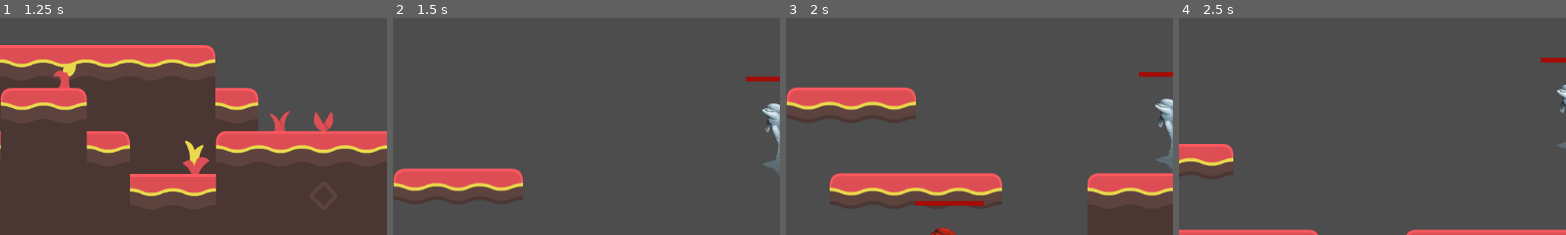
Above: before the commit, frames 1-4 (left to right).
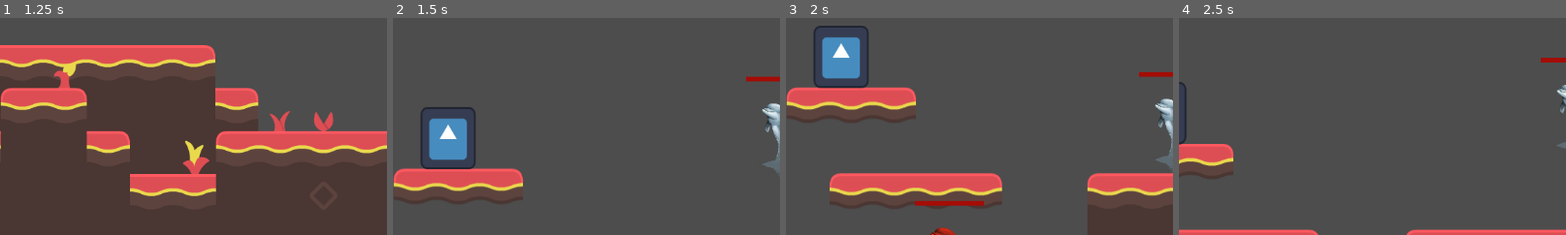
Above: after the commit, the same moments.

Repository: A-vd-E/Eget-spel
Game: Godot game, scene res://scenes/main.tscn
The game is run twice, just before and just after one commit, with the same random seed, the same clock (stepped at 60 frames per second) and the same inputs. The engine's default icon, where the game draws it, is replaced by a stand-in: a white triangle on a blue panel in a dark square.
Inputs (mouse positions are % of the whole screen's width and height, from its top left):
- Up to frame 1 (1.25 s): click (4, 13) at 0.52 s; type "12" at 0.6 s
- Up to frame 2 (1.5 s): click "Host" at 1.25 s
- Up to frame 3 (2 s): no input
- Up to frame 4 (2.5 s): hold D (right) from 2.03 s (still down); tap X (melee_attack) at 2.1 s; tap Space (jump) at 2.27 s; tap F (ranged_attack) at 2.3 s
The pictures show only the part of the screen within x 0-50%, y 23-73%; the shares and areas given below are measured in that part.

Frame 1 is identical in both runs. In frame 2, 2.5% of the frame differs, in the area x 7-22%, y 41-70%; in frame 3, 2.5%, in the area x 7-22%, y 3-33%; in frame 4, 0.2%.

Commit message:
Added a MVP of environmental hazards.

Diff:
--- /dev/null
+++ b/environmental_hazard.tscn
@@ -0,0 +1,19 @@
+[gd_scene format=3 uid="uid://dk4rrhsmmcx60"]
+
+[ext_resource type="Script" uid="uid://3mbs7f5e3ofj" path="res://scripts/combat/attacking/environmental_hazard_hitbox.gd" id="1_dtevo"]
+[ext_resource type="Texture2D" uid="uid://bp2sjhgnpix2x" path="res://icon.svg" id="2_8ifdx"]
+
+[sub_resource type="RectangleShape2D" id="RectangleShape2D_tf4of"]
+size = Vector2(97, 96)
+
+[node name="RigidBody2D" type="RigidBody2D" unique_id=1466981356]
+script = ExtResource("1_dtevo")
+
+[node name="CollisionShape2D" type="CollisionShape2D" parent="." unique_id=361671330]
+position = Vector2(1.5, -1)
+shape = SubResource("RectangleShape2D_tf4of")
+
+[node name="Sprite2D" type="Sprite2D" parent="." unique_id=787830848]
+position = Vector2(-1, 1.0000019)
+scale = Vector2(0.640625, 0.7265625)
+texture = ExtResource("2_8ifdx")
--- a/scenes/world1.tscn
+++ b/scenes/world1.tscn
@@ -1,6 +1,7 @@
 [gd_scene format=4 uid="uid://dpqj4j2io8od3"]
 
 [ext_resource type="Texture2D" uid="uid://mkvb4x6y3aao" path="res://assets/images/tilesheet_complete.png" id="1_6kdnw"]
+[ext_resource type="PackedScene" uid="uid://dk4rrhsmmcx60" path="res://environmental_hazard.tscn" id="2_rp871"]
 
 [sub_resource type="TileSetAtlasSource" id="TileSetAtlasSource_rp871"]
 texture = ExtResource("1_6kdnw")
@@ -342,3 +343,6 @@
 position = Vector2(-128, 192)
 tile_map_data = PackedByteArray("AAAvAAMAAQAFAAAAAAAwAAMAAQAHAAAAAAAtAAMAAQAHAAAAAAAsAAMAAQAGAAAAAAArAAMAAQAGAAAAAAAqAA …(256 unchanged characters)…
 tile_set = SubResource("TileSet_scryw")
+
+[node name="RigidBody2D" parent="." unique_id=1466981356 instance=ExtResource("2_rp871")]
+position = Vector2(-493, 16)
--- a/scripts/combat/attacking/attack_ability.gd
+++ b/scripts/combat/attacking/attack_ability.gd
@@ -9,6 +9,7 @@
 
 @export var base_knockback := Vector2(700, -400)
 
+var player_id: int
 var can_attack := true
 var owner_node
 
@@ -16,13 +17,14 @@
 func attack():
 	if can_attack:
 		var hitbox = MeleeHitboxScene.instantiate()
-		hitbox_spawnpoint.add_child(hitbox)
+		hitbox_spawnpoint.add_child(hitbox, true)
 
 		var facing_direction = player.facing_direction
 		var offset = Vector2(40, 0) * facing_direction
 		owner_node = get_parent()
+		player_id = player.player_id
 
-		hitbox.setup(20, 0.2, owner_node, offset, base_knockback)
+		hitbox.setup(20, 0.2, owner_node, player_id, offset, base_knockback)
 		can_attack = false
 		$attack_again_timer.start()
 
@@ -34,8 +36,9 @@
 
 		var facing_direction = player.facing_direction
 		owner_node = get_parent()
+		player_id = player.player_id
 
-		hitbox.setup(20, 0.5, owner_node, facing_direction, base_knockback)
+		hitbox.setup(20, 0.5, owner_node, player_id, facing_direction, base_knockback)
 		can_attack = false
 		$attack_again_timer.start()
 func _on_attack_again_timer_timeout() -> void:
--- /dev/null
+++ b/scripts/combat/attacking/environmental_hazard_hitbox.gd
@@ -0,0 +1,13 @@
+extends Node
+const MeleeHitboxScene = preload("res://scenes/melee_hitbox.tscn")
+
+@onready var hitbox_spawnpoint: Node2D = get_tree().current_scene.get_node("Hitboxes")
+var owner_node = self
+var attacker_id = -1000
+@export var base_knockback := Vector2(700, -400)
+# Called when the node enters the scene tree for the first time.
+func _ready() -> void:
+	var hitbox = MeleeHitboxScene.instantiate()
+	hitbox_spawnpoint.add_child(hitbox)
+
+	hitbox.setup(20, 0, owner_node, attacker_id, Vector2.ZERO, base_knockback)
--- a/scripts/combat/attacking/hitbox.gd
+++ b/scripts/combat/attacking/hitbox.gd
@@ -5,6 +5,7 @@
 @export var hitbox_lifetime: float
 
 var attacker: Node2D
+var attacker_id: int
 var hurtbox_owner
 var knockback_vector: Vector2
 
@@ -19,6 +20,7 @@
 	# Other objects won't detect it for collision
 	monitorable = false
 	area_entered.connect(_on_area_entered)
+
 
 
 func start_lifetime() -> void:
@@ -38,7 +40,7 @@
 	hurtbox_owner = area.owner_id
 
 	# To prevent self damage
-	if hurtbox_owner == attacker.player_id:
+	if hurtbox_owner == attacker_id:
 		return
 
 	area.receive_hit(attacker_dmg, knockback_vector, global_position)
--- a/scripts/combat/attacking/melee_hitbox.gd
+++ b/scripts/combat/attacking/melee_hitbox.gd
@@ -4,14 +4,14 @@
 
 var offset: Vector2 # How much the hitbox should be offset
 
-func setup(_attacker_dmg: int, _hitbox_lifetime: float, owner_node: Node2D, _offset: Vector2, _knockback: Vector2 = Vector2.ZERO) -> void:
+
+func setup(_attacker_dmg: int, _hitbox_lifetime: float, owner_node: Node2D, attacker_id: int, _offset: Vector2, _knockback: Vector2 = Vector2.ZERO) -> void:
 		attacker_dmg = _attacker_dmg
 		hitbox_lifetime = _hitbox_lifetime
-
+		self.attacker_id = attacker_id
 		attacker = owner_node
 		offset = _offset
 		knockback_vector = _knockback
-
 		global_position = attacker.global_position + offset
 
 		start_lifetime()
--- a/scripts/combat/attacking/projectile_hitbox.gd
+++ b/scripts/combat/attacking/projectile_hitbox.gd
@@ -5,9 +5,10 @@
 var velocity: int
 
 
-func setup(_attacker_dmg: int, _hitbox_lifetime: float, owner_node: Node2D, _direction: int, _knockback: Vector2 = Vector2.ZERO) -> void:
+func setup(_attacker_dmg: int, _hitbox_lifetime: float, owner_node: Node2D, attacker_id: int, _direction: int, _knockback: Vector2 = Vector2.ZERO) -> void:
 		attacker_dmg = _attacker_dmg
 		hitbox_lifetime = _hitbox_lifetime
+		self.attacker_id = attacker_id
 		attacker = owner_node
 		knockback_vector = _knockback
 		global_position = attacker.global_position
Not shown, added: scripts/combat/attacking/environmental_hazard_hitbox.gd.uid
